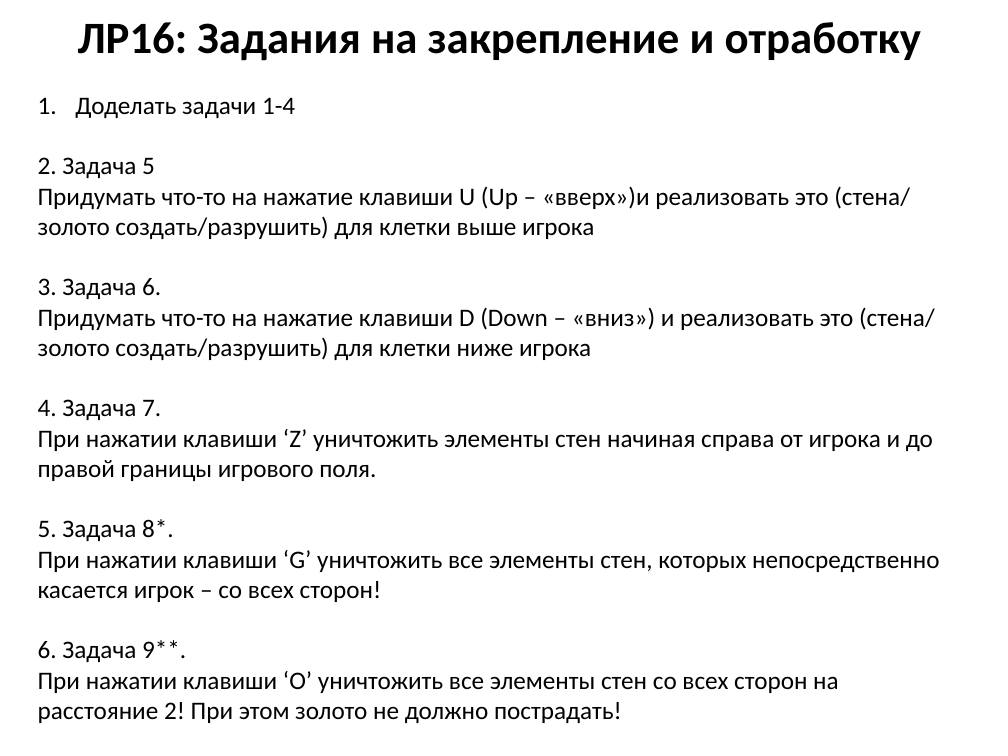
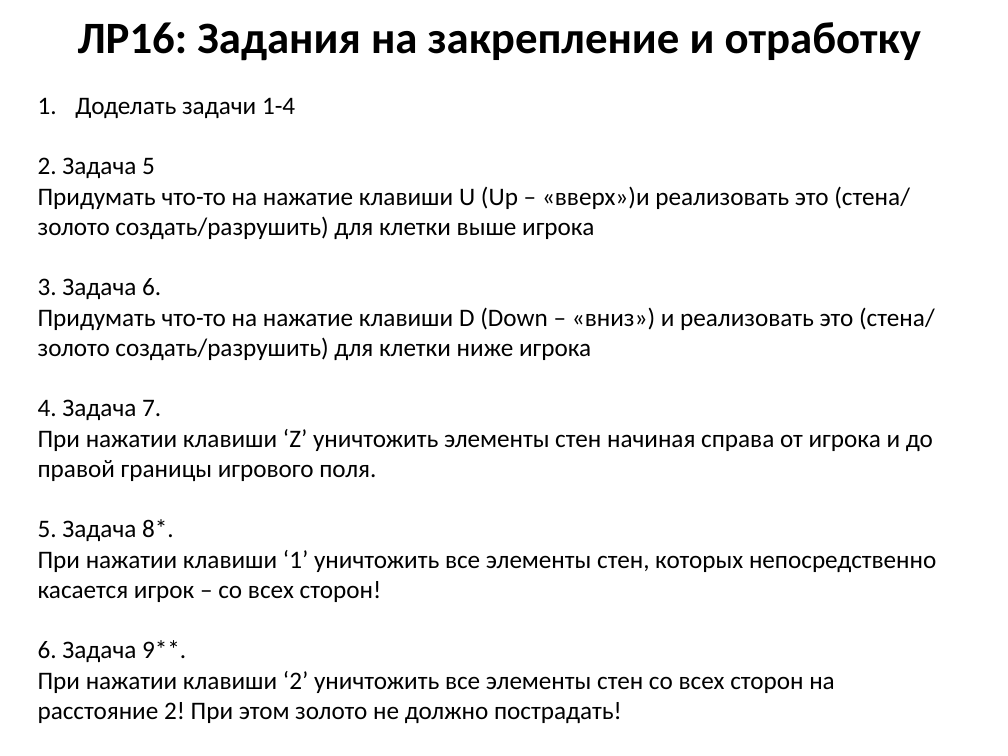
Before and after one commit to Kaehvaman/OAIP, a slide deck: slide 113 of Лекции/FIST2024_OsnProgram_lek_08_dvukhmernye_massivy.pptx. Drawn at 1008x756 pixels with LibreOffice and Linux fonts; fonts in the diff are those of the drawing. Boxes give left, top, right and bottom in pixels: in the first picture for what was removed or moved away, otherwise in the second. Text is boxed around its words. In the diff, an @@ line names an element or a change of style, - is before the commit and + after.

Commit message:
Modified lek8 to fit lab16

```diff
--- a/Лекции/FIST2024_OsnProgram_lek_08_dvukhmernye_massivy.pptx
+++ b/Лекции/FIST2024_OsnProgram_lek_08_dvukhmernye_massivy.pptx
@@ text at <box>38,550,936,602</box>: text changed @@
-При нажатии клавиши ‘G’ уничтожить все элементы стен, которых непосредственно касается игрок – со всех сторон!
+При нажатии клавиши ‘1’ уничтожить все элементы стен, которых непосредственно касается игрок – со всех сторон!
@@ text at <box>38,671,835,723</box>: text changed @@
-При нажатии клавиши ‘O’ уничтожить все элементы стен со всех сторон на расстояние 2! При этом золото не должно пострадать!
+При нажатии клавиши ‘2’ уничтожить все элементы стен со всех сторон на расстояние 2! При этом золото не должно пострадать!
```
